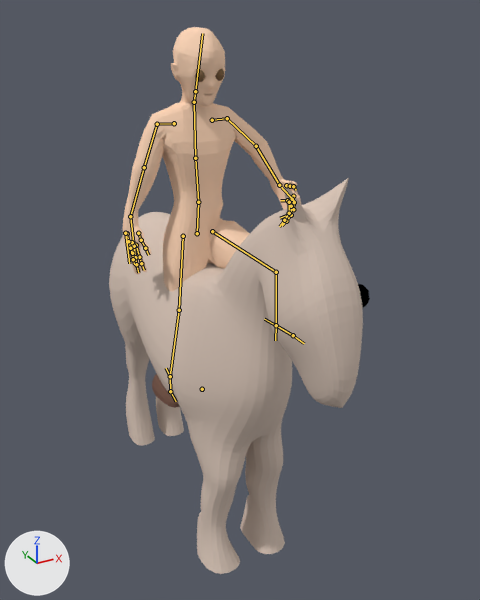
One commit to the Blender file development/graphics/characters/human/male/young/mounted night watch/mounted-male.blend: the scene before it, then after it.
One viewpoint serves both versions: a camera (50 mm lens) standing at (-3.42, -7.31, 6.77) and looking at (0.3, -0.54, 3.38). The lights are fixed; the arrows at lower left show +X, +Y and +Z. Both versions are drawn at the pose saved in each file; the numbers are the values there. The bones that bend it are drawn over the model as lines.

Names of what the first picture shows: 'Figure', 'Horse', 'boot.R'.
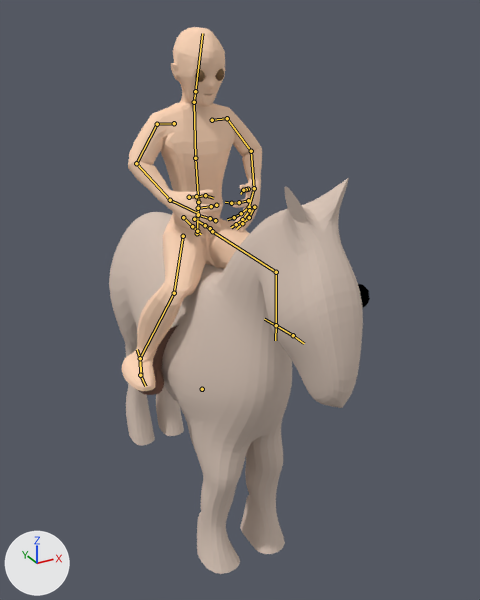
Commit message: curled hand

Where the change shows, as pixel boxes (x1, y1, x2, y2) in the pictures (480 x 600 px):
'Figure', posed
    before: (123, 27, 301, 292)
    after: (122, 27, 262, 391)
'boot.R', posed
    before: (152, 374, 180, 408)
    after: (136, 325, 178, 395)
bone 'first1.R', root to tip
    before: (136, 245) to (139, 257)
    after: (198, 208) to (211, 206)
bone 'first2.R', root to tip
    before: (139, 257) to (141, 263)
    after: (211, 206) to (216, 205)
bone 'first3.R', root to tip
    before: (141, 263) to (144, 270)
    after: (216, 205) to (217, 203)
bone 'second1.R', root to tip
    before: (134, 246) to (135, 257)
    after: (198, 215) to (210, 218)
bone 'second2.R', root to tip
    before: (135, 257) to (136, 264)
    after: (210, 218) to (215, 220)
bone 'second3.R', root to tip
    before: (136, 264) to (138, 272)
    after: (215, 220) to (214, 222)
bone 'third1.R', root to tip
    before: (132, 242) to (132, 253)
    after: (194, 219) to (205, 225)
bone 'third2.R', root to tip
    before: (132, 253) to (133, 259)
    after: (205, 225) to (210, 228)
bone 'fourth1.R', root to tip
    before: (127, 233) to (128, 241)
    after: (183, 217) to (192, 226)
bone 'third2.R.000', root to tip
    before: (128, 241) to (130, 248)
    after: (192, 226) to (197, 231)
bone 'thumb3.R', root to tip
    before: (145, 248) to (148, 255)
    after: (205, 195) to (213, 198)
bone 'upperleg.R', root to tip
    before: (183, 236) to (179, 310)
    after: (183, 236) to (174, 293)
bone 'lowerleg.R', root to tip
    before: (179, 310) to (170, 376)
    after: (174, 293) to (140, 358)
bone 'ikHand.L', root to tip
    before: (279, 185) to (295, 202)
    after: (254, 188) to (249, 206)
bone 'ikHand.R', root to tip
    before: (125, 233) to (129, 263)
    after: (170, 200) to (199, 214)
bone 'ikFoot.R', root to tip
    before: (170, 376) to (170, 391)
    after: (140, 358) to (141, 375)

The change in detail:
Bone 'first1.R' (bone_first1_r) turns from (0, 0, 0) to (6, -1, 38) degrees about its own x, y and z.
Bone 'first2.R' (bone_first2_r) turns from (0, 0, 0) to (2, -1, 24) degrees about its own x, y and z.
Bone 'first3.R' (bone_first3_r) turns from (0, 0, 0) to (1, 2, 34) degrees about its own x, y and z.
Bone 'second1.R' (bone_second1_r) turns from (0, 0, 0) to (-3, -10, 30) degrees about its own x, y and z.
Bone 'second2.R' (bone_second2_r) moves from (0.0, 0.0, 0.0) to (-0.067, -0.002, -0.001).
Bone 'second2.R' (bone_second2_r) turns from (0, 0, 0) to (-5, -16, 35) degrees about its own x, y and z.
Bone 'second3.R' (bone_second3_r) turns from (0, 0, 0) to (-8, -16, 39) degrees about its own x, y and z.
Bone 'third1.R' (bone_third1_r) turns from (0, 0, 0) to (-2, -16, 24) degrees about its own x, y and z.
Bone 'third2.R' (bone_third2_r) moves from (0.0, 0.0, 0.0) to (-0.028, -0.008, -0.006).
Bone 'third2.R' (bone_third2_r) turns from (0, 0, 0) to (-7, -21, 32) degrees about its own x, y and z.
Bone 'fourth1.R' (bone_fourth1_r) turns from (0, 0, 0) to (-2, -7, 6) degrees about its own x, y and z.
Bone 'third2.R.000' (bone_third2_r_000) moves from (0.0, 0.0, 0.0) to (0.064, 0.005, 0.022).
Bone 'third2.R.000' (bone_third2_r_000) turns from (0, 0, 0) to (-14, -23, 30) degrees about its own x, y and z.
Bone 'thumb3.R' (bone_thumb3_r) turns from (0, 0, 0) to (-18, 3, -2) degrees about its own x, y and z.
Bone 'upperleg.R' (bone_upperleg_r) turns from (0, 0, 0) to (-22, -28, 113) degrees about its own x, y and z.
Bone 'lowerleg.R' (bone_lowerleg_r) turns from (0, 0, 0) to (2, -3, 7) degrees about its own x, y and z.
Bone 'ikHand.L' (bone_ikhand_l) moves from (0.764, -0.447, 0.718) to (0.827, -0.802, 0.768).
Bone 'ikHand.L' (bone_ikhand_l) turns from (74, -5, -75) to (78, 32, -72) degrees about its own x, y and z.
Bone 'ikHand.R' (bone_ikhand_r) moves from (-1.302, -0.425, 0.196) to (-0.827, -0.802, 0.768).
Bone 'ikHand.R' (bone_ikhand_r) turns from (10, 2, 81) to (78, -32, 72) degrees about its own x, y and z.
Bone 'ikFoot.R' (bone_ikfoot_r) moves from (0.0, 0.0, 0.0) to (-0.607, -0.71, -0.558).
